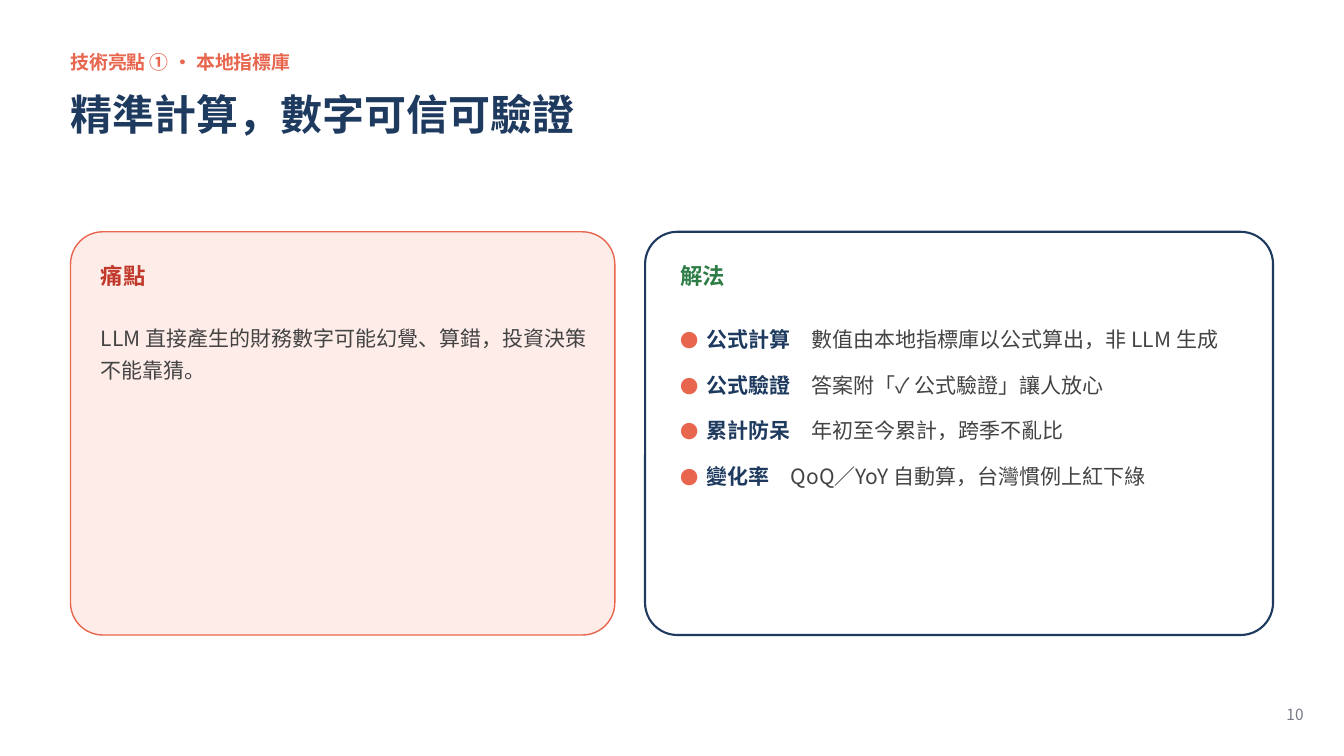
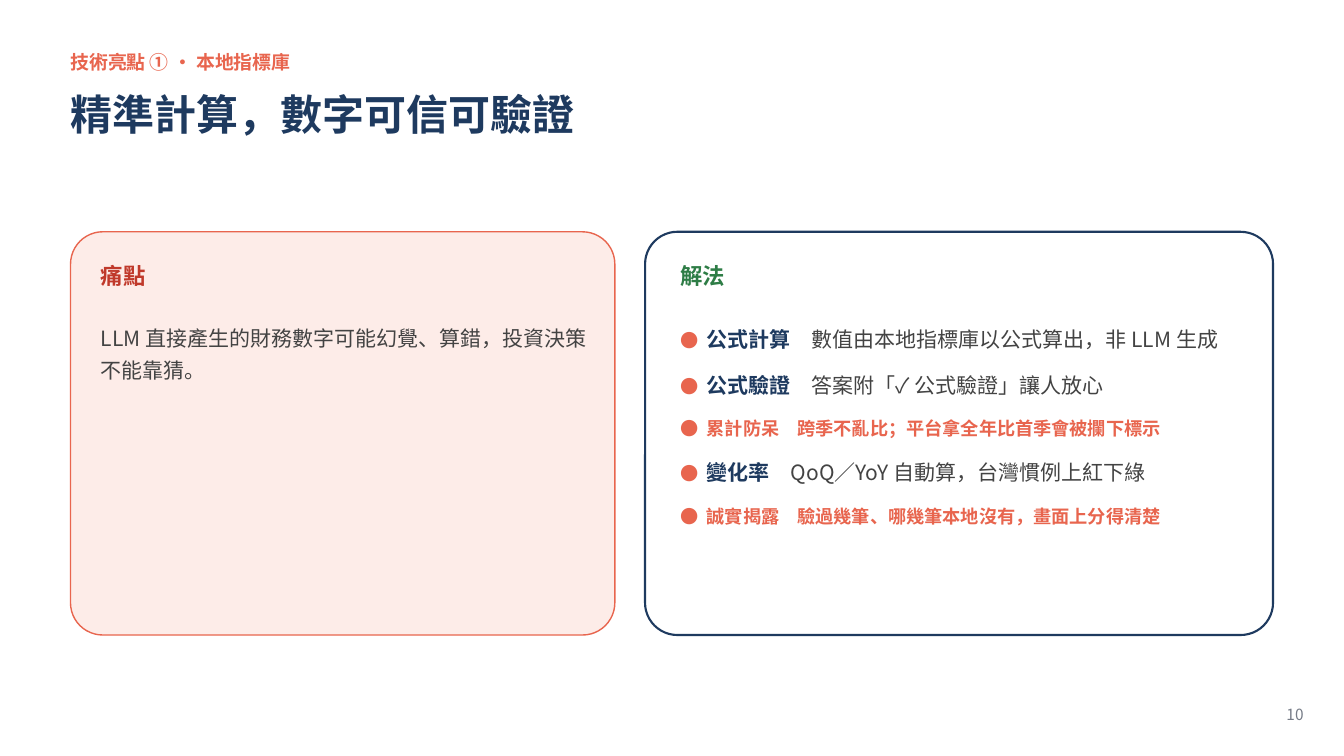
Before and after one commit to WangChiaChen/hybrid-rag-project, a slide deck: slide 10 of 比賽簡報_升級版.pptx. Drawn at 1344x756 pixels with LibreOffice and Linux fonts; fonts in the diff are those of the drawing. Boxes give left, top, right and bottom in pixels: in the first picture for what was removed or moved away, otherwise in the second. Text is boxed around its words. In the diff, an @@ line names an element or a change of style, - is before the commit and + after.

```diff
--- a/比賽簡報_升級版.pptx
+++ b/比賽簡報_升級版.pptx
@@ text at (707, 419, 1160, 438): text changed; size 15 to 13 pt; text colour #434343 to #E8654E; bold on @@
-● 累計防呆 年初至今累計，跨季不亂比
+● 累計防呆 跨季不亂比；平台拿全年比首季會被攔下標示
@@ text at (707, 504, 1160, 528): paragraph added @@
+● 誠實揭露 驗過幾筆、哪幾筆本地沒有，畫面上分得清楚
```
Also in this commit, not shown: 1 other slide changed, 2 other files.
